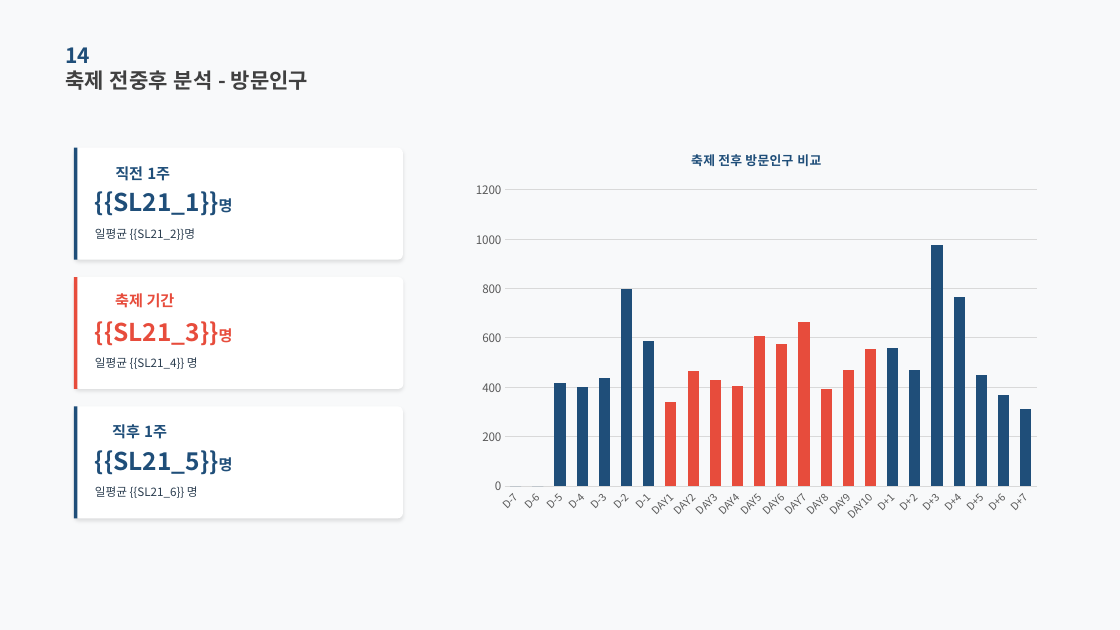
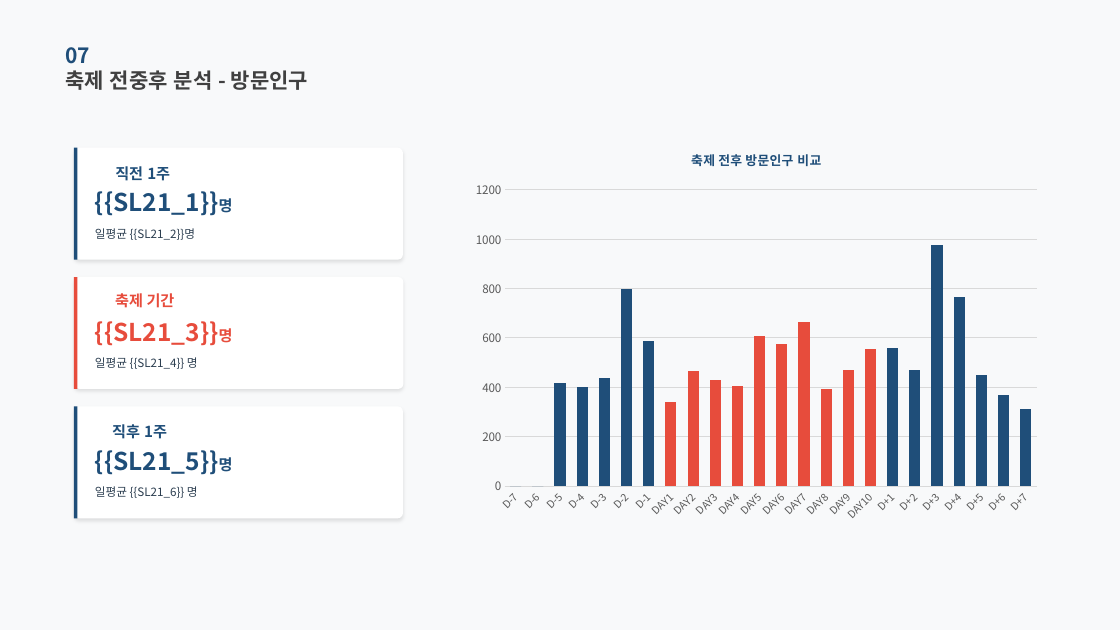
Before and after one commit to roddms/auto-report, a slide deck: slide 12 of template/master.pptx (slide 21 before the commit). Drawn at 1120x630 pixels with LibreOffice and Linux fonts; fonts in the diff are those of the drawing; background and template pictures are left out. Boxes give left, top, right and bottom in pixels: in the first picture for what was removed or moved away, otherwise in the second. Text is boxed around its words. In the diff, an @@ line names an element or a change of style, - is before the commit and + after.

```diff
--- a/template/master.pptx
+++ b/template/master.pptx
@@ text at (x1=65, y1=47, x2=90, y2=64): text changed @@
-14
+07
```
Also in this commit, not shown: 10 other slides changed, 7 slides added, 8 other files.
